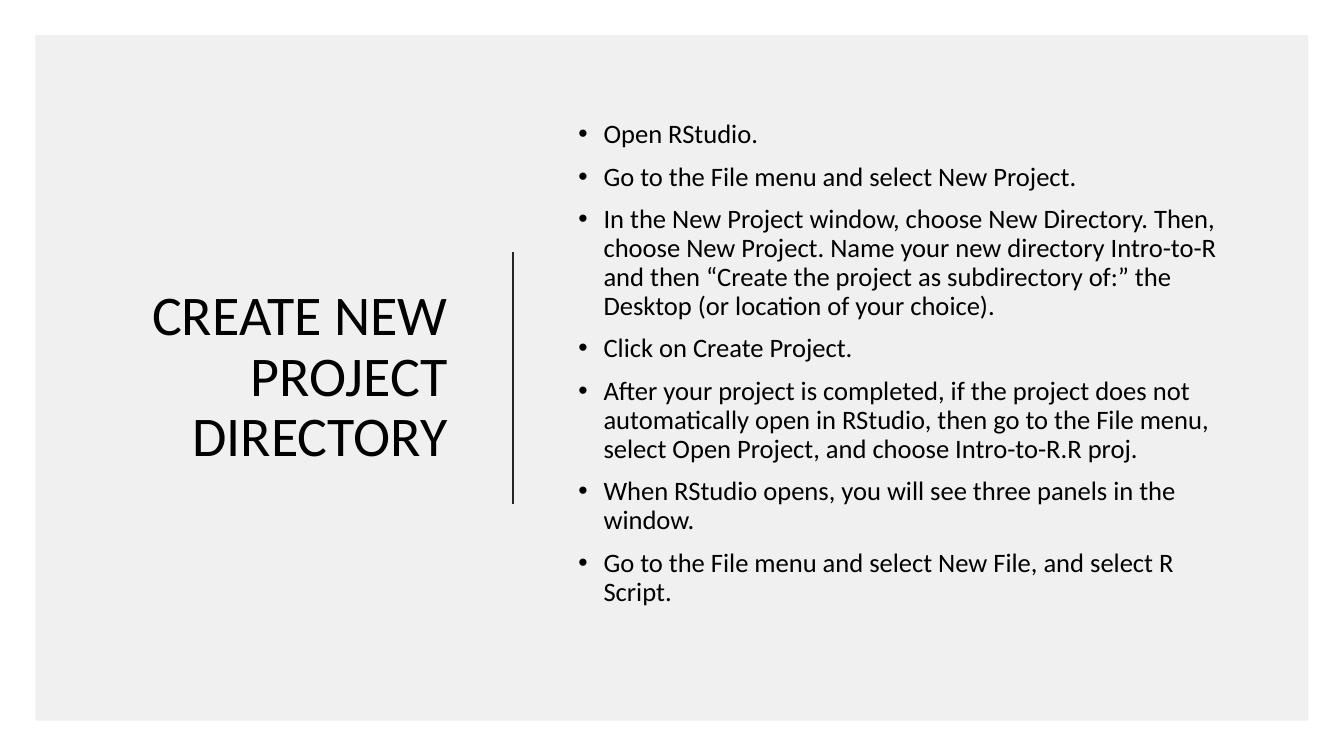
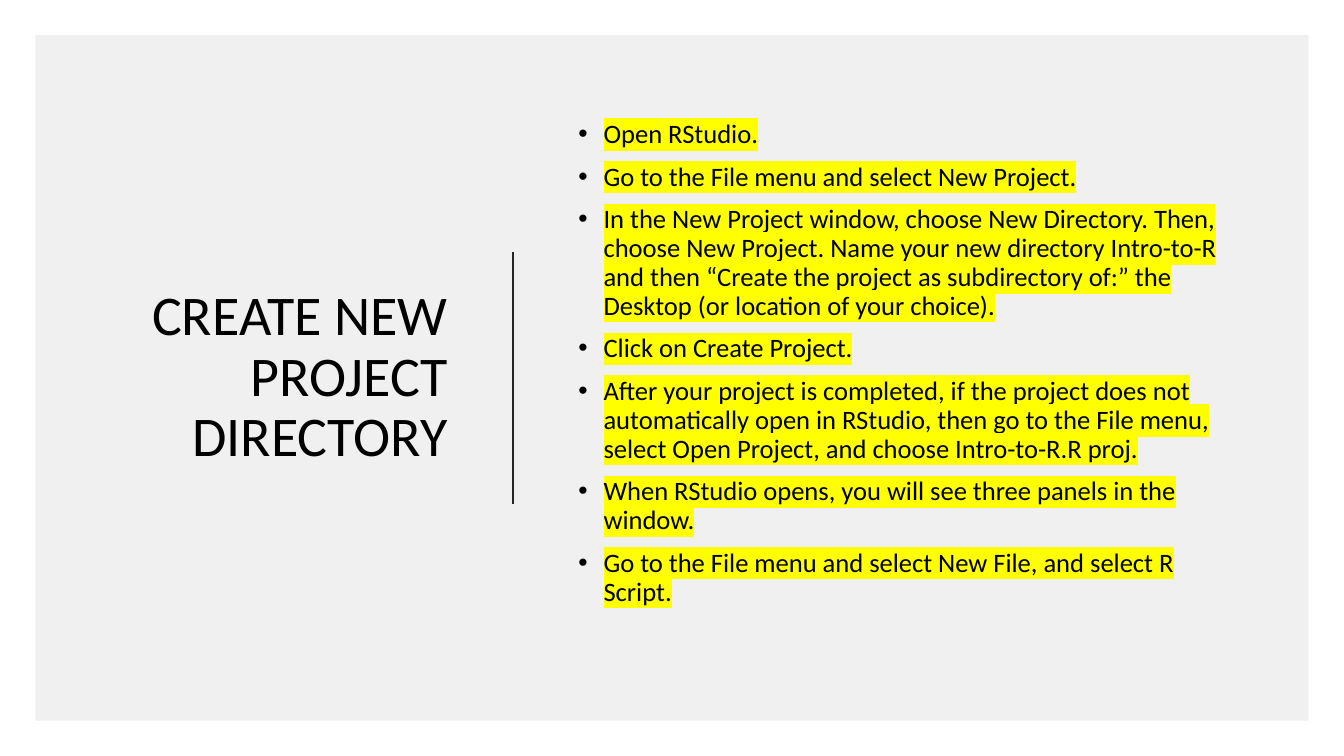
Before and after one commit to amandajcole/DasaWorkshops, a slide deck: slide 7 of Workshop 1 - Intro to R.pptx (slide 5 before the commit). Drawn at 1344x756 pixels with LibreOffice and Linux fonts; fonts in the diff are those of the drawing; background and template pictures are left out. Boxes give left, top, right and bottom in pixels: in the first picture for what was removed or moved away, otherwise in the second. Text is boxed around its words. In the diff, an @@ line names an element or a change of style, - is before the commit and + after.

Commit message:
ggplot2 intro workshop

```diff
--- a/Workshop 1 - Intro to R.pptx
+++ b/Workshop 1 - Intro to R.pptx
@@ text "Open RStudio." at <box>604,124,1216,606</box>: highlight none to #FFFF00 @@
```
Also in this commit, not shown: 1 other slide changed, 3 slides added, 1 slide removed, 2 other files.
